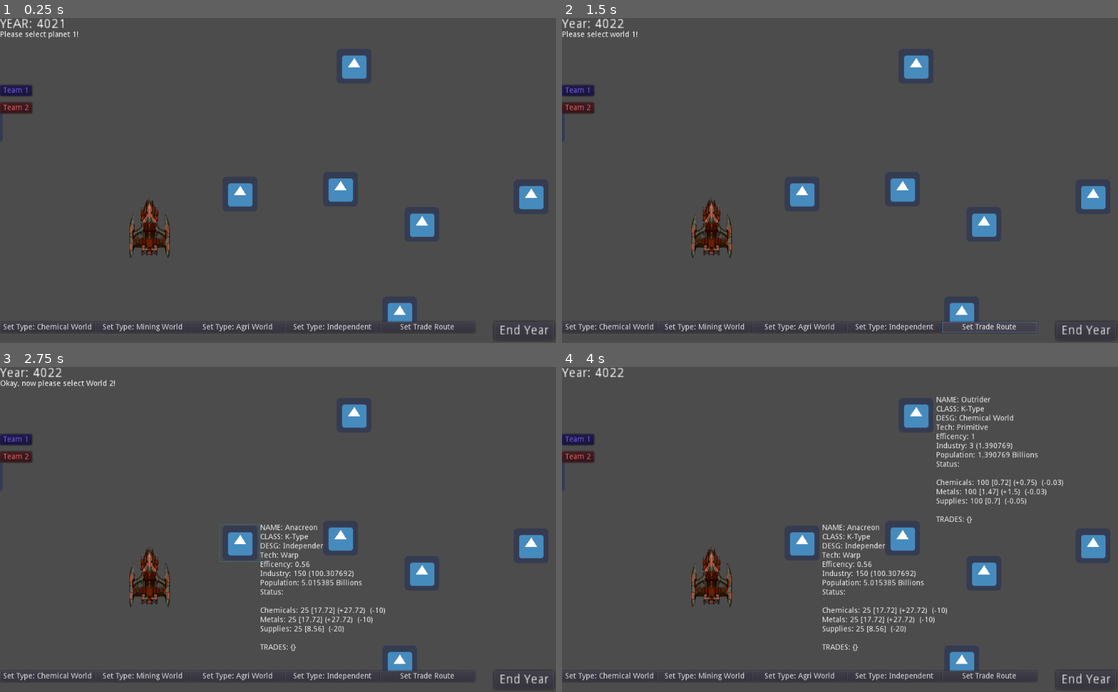
Above: before the commit, frames 1-4 (two rows, left to right).
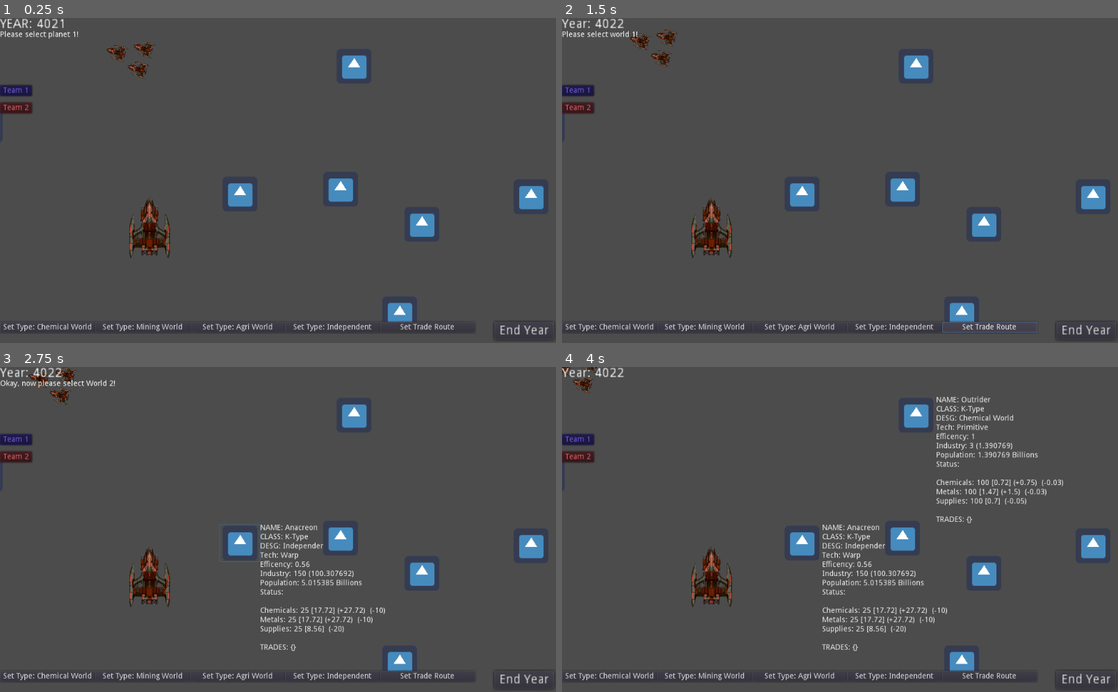
Above: after the commit, the same moments.

Repository: Nore5515/Anacreon4022
Game: Godot game, scene res://Main.tscn
Same seed, same stepped clock (60 frames per second), same inputs: the game is played once before the commit and once after it. The engine's default icon, where the game draws it, is replaced by a stand-in: a white triangle on a blue panel in a dark square.
Inputs:
- Up to frame 1 (0.25 s): no input
- Up to frame 2 (1.5 s): click "End Year" at 0.5 s; click "Set Trade Route" at 1.25 s
- Up to frame 3 (2.75 s): click "NAME: Anacreon CLASS: K-Type …" at 2 s
- Up to frame 4 (4 s): click "NAME: Outrider CLASS: K-Type …" at 2.75 s; click "Done" at 3.5 s

The runs differ from the first frame. In frame 1, 0.3% of the frame differs, in the area x 19-28%, y 7-19%; in frame 2, 0.3%, in the area x 12-21%, y 3-15%; in frame 3, 0.2%; in frame 4, 0.1%.

Commit message:
fleetMovement

Diff:
--- /dev/null
+++ b/Fleet.gd
@@ -0,0 +1,58 @@
+extends Node2D
+
+
+var mouseOver = false
+var selected = false
+
+var destination = Vector2()
+var destIcon
+
+
+func select():
+	selected = true
+	$icon.visible = true
+
+func deselect():
+	selected = false
+	$icon.visible = false
+
+func _process(delta):
+	var movement = destination - position
+	movement = movement / movement.length()
+	position += movement
+	look_at(destination)
+	rotate(PI*0.5)
+
+func _input(event):
+	if event.is_action_pressed("mouseClick"):
+		if mouseOver:
+			select()
+		else:
+			if selected:
+				if destIcon == null:
+					var instance = Sprite.new()
+					instance.texture = load("res://Imports/icon.png")
+					instance.scale = Vector2(0.023, 0.023)
+					get_parent().call_deferred("add_child", instance)
+					instance.position = event.position
+					destIcon = instance
+					destination = event.position
+				else:
+					destIcon.queue_free()
+					var instance = Sprite.new()
+					instance.texture = load("res://Imports/icon.png")
+					instance.scale = Vector2(0.023, 0.023)
+					get_parent().call_deferred("add_child", instance)
+					instance.position = event.position
+					destIcon = instance
+					destination = event.position
+	if event.is_action_pressed("esc"):
+		if selected:
+			deselect()
+
+func _on_Area2D_mouse_entered():
+	mouseOver = true
+
+
+func _on_Area2D_mouse_exited():
+	mouseOver = false
--- a/Main.tscn
+++ b/Main.tscn
@@ -13,6 +13,7 @@
 [ext_resource path="res://TeamButton.gd" type="Script" id=11]
 [ext_resource path="res://Imports/ship.png" type="Texture" id=12]
 [ext_resource path="res://TradeArtManager.gd" type="Script" id=13]
+[ext_resource path="res://Fleet.gd" type="Script" id=14]
 
 [node name="Main" type="Node2D"]
 script = ExtResource( 6 )
@@ -331,6 +332,36 @@
 position = Vector2( 274.205, 387.79 )
 scale = Vector2( 0.434346, 0.434346 )
 texture = ExtResource( 12 )
+
+[node name="Fleet" type="Node2D" parent="."]
+position = Vector2( 256.688, 75.7555 )
+script = ExtResource( 14 )
+
+[node name="ship" type="Sprite" parent="Fleet"]
+position = Vector2( 0, -29.9287 )
+scale = Vector2( 0.152303, 0.152303 )
+texture = ExtResource( 12 )
+
+[node name="ship2" type="Sprite" parent="Fleet"]
+position = Vector2( -18.972, 15.7605 )
+scale = Vector2( 0.152303, 0.152303 )
+texture = ExtResource( 12 )
+
+[node name="ship3" type="Sprite" parent="Fleet"]
+position = Vector2( 20.2925, 15.3204 )
+scale = Vector2( 0.152303, 0.152303 )
+texture = ExtResource( 12 )
+
+[node name="Area2D" type="Area2D" parent="Fleet"]
+
+[node name="CollisionPolygon2D" type="CollisionPolygon2D" parent="Fleet/Area2D"]
+polygon = PoolVector2Array( -39.6828, 26.2526, -9.49446, -50.0127, 11.5579, -50.4099, 36.1853, 11.9529, 38.5685, 36.183, -34.1218, 36.5802 )
+
+[node name="icon" type="Sprite" parent="Fleet"]
+visible = false
+position = Vector2( 0, -75.7554 )
+scale = Vector2( 0.0228264, 0.0228264 )
+texture = ExtResource( 10 )
 [connection signal="pressed" from="Planet2" to="Planet2" method="_on_Planet_pressed"]
 [connection signal="pressed" from="CanvasLayer/EndYear" to="CanvasLayer/EndYear" method="_on_EndYear_pressed"]
 [connection signal="pressed" from="CanvasLayer/SetChem" to="CanvasLayer/Hub" method="_on_SetChem_pressed"]
@@ -345,3 +376,5 @@
 [connection signal="pressed" from="CanvasLayer/TradePanel/maxOutChem" to="CanvasLayer/TradePanel" method="_on_maxOutChem_pressed"]
 [connection signal="pressed" from="CanvasLayer/TradePanel/zero" to="CanvasLayer/TradePanel" method="_on_zero_pressed"]
 [connection signal="timeout" from="Timer" to="." method="_on_Timer_timeout"]
+[connection signal="mouse_entered" from="Fleet/Area2D" to="Fleet" method="_on_Area2D_mouse_entered"]
+[connection signal="mouse_exited" from="Fleet/Area2D" to="Fleet" method="_on_Area2D_mouse_exited"]
--- a/TradeArtManager.gd
+++ b/TradeArtManager.gd
@@ -4,6 +4,8 @@
 var allTrades = {
 
 }
+
+var ships = {}
 
 func addTrade (from, to):
 	allTrades[from] = to
@@ -14,6 +16,9 @@
 func clearAllShips():
 	for child in get_children():
 		call_deferred("queue_free", child)
+	for ship in ships:
+		ship.queue_free()
+	ships = {}
 
 func addShips():
 	for key in allTrades.keys():
@@ -24,3 +29,12 @@
 		sprite.position = (key + allTrades[key]) * 0.5
 		sprite.look_at(allTrades[key])
 		sprite.rotate(PI*0.5)
+		ships[sprite] = [key, allTrades[key]]
+
+func _process(delta):
+	for ship in ships.keys():
+		var direction = Vector2(ships[ship][1].x - ships[ship][0].x, ships[ship][1].y - ships[ship][0].y)
+		direction = direction / direction.length()
+		ship.position += direction
+		if (ship.position-ships[ship][1]).length() < 3:
+			ship.position = ships[ship][0]
--- a/project.godot
+++ b/project.godot
@@ -64,6 +64,11 @@
 "events": [ Object(InputEventMouseButton,"resource_local_to_scene":false,"resource_name":"","device":0,"alt":false,"shi …(212 unchanged characters)…
  ]
 }
+mouseClick={
+"deadzone": 0.5,
+"events": [ Object(InputEventMouseButton,"resource_local_to_scene":false,"resource_name":"","device":0,"alt":false,"shift":false,"control":false,"meta":false,"command":false,"button_mask":0,"position":Vector2( 0, 0 ),"global_position":Vector2( 0, 0 ),"factor":1.0,"button_index":1,"pressed":false,"doubleclick":false,"script":null)
+ ]
+}
 
 [rendering]
 
Not shown: 1 places in Main.tscn that only renumber resources
